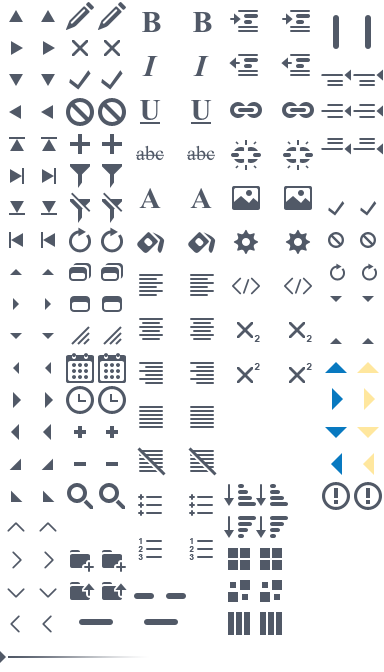
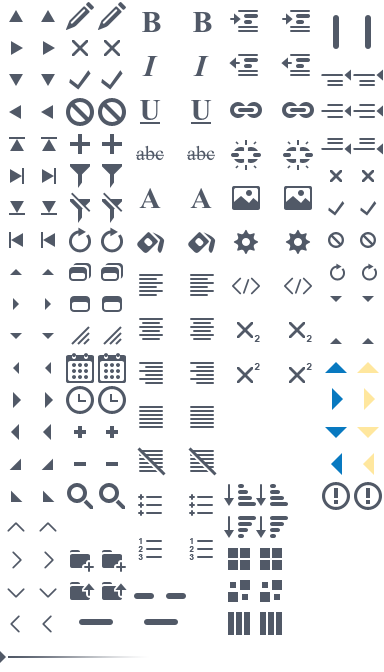
The second 384px x 672px image is a revision of the first. Changes to its layers:
added layer "x-small copy" in group "Widgets 2 copy" over [362, 170, 374, 182]
added layer "x-small" in group "Widgets 2" over [330, 170, 342, 182]
